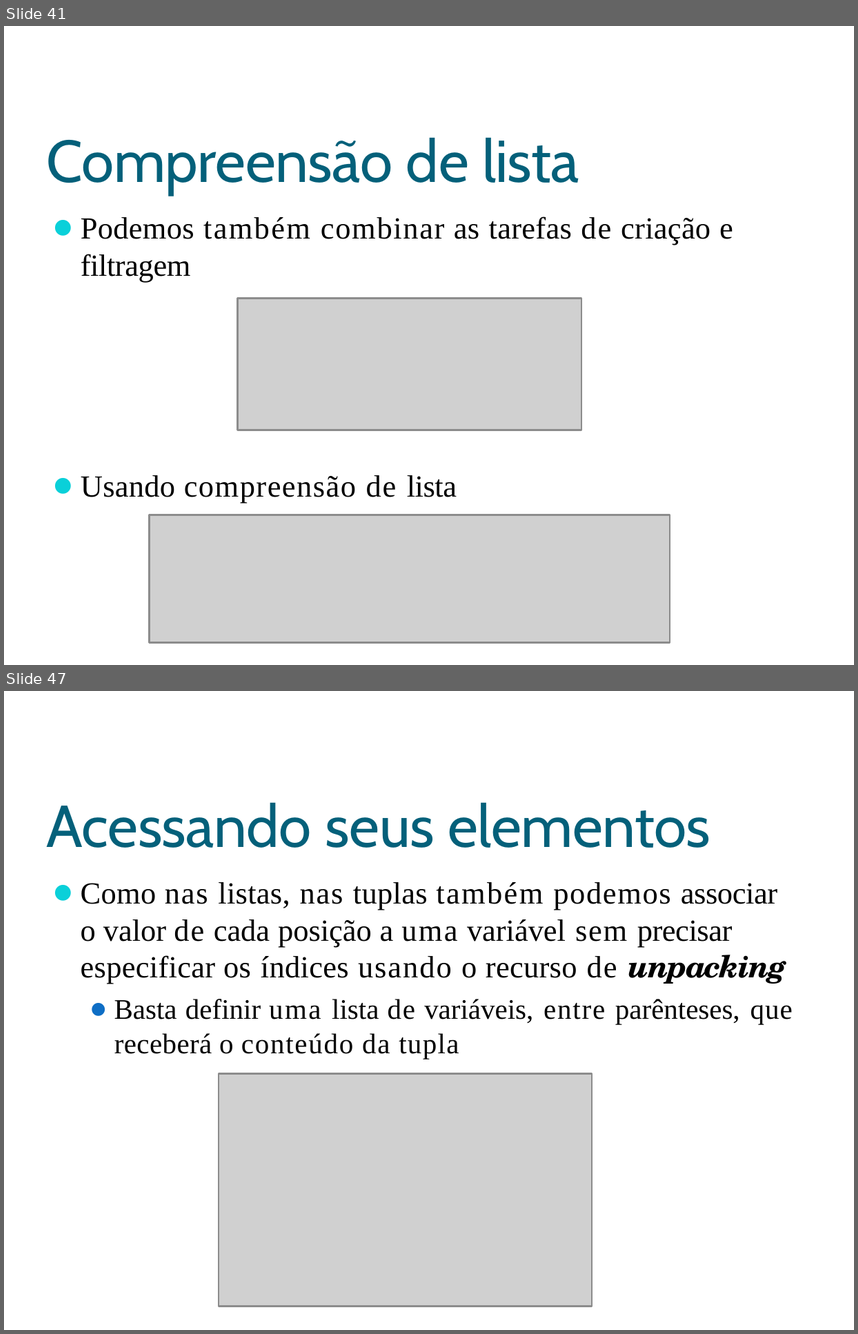
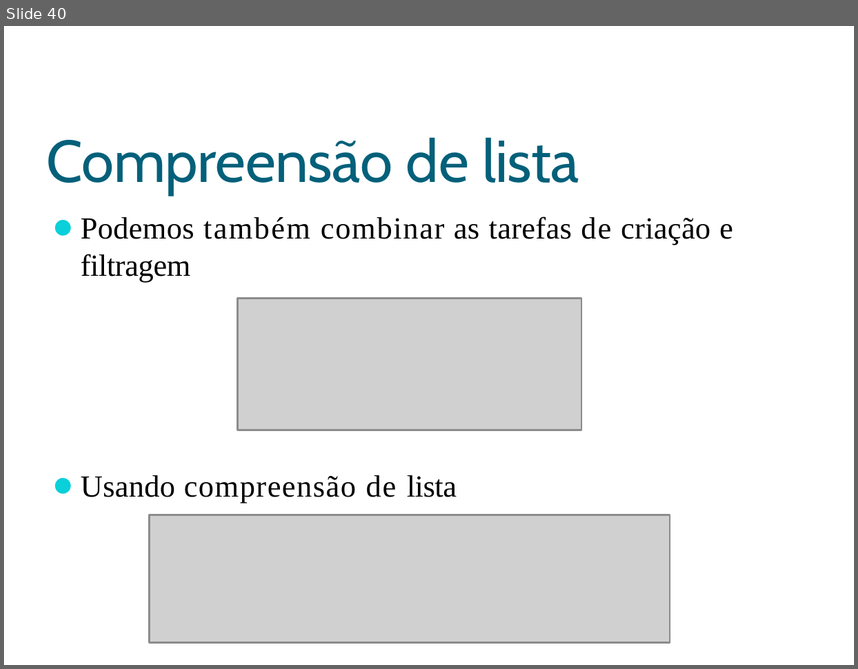
Before and after one commit to eduardocunha11/firstblog, a slide deck: aulas/pc1/AulaPython06-Listas_Tuplas_Dicionarios.pptx. Shown one above the other, each under a label of ours: slides 41 and 47 before the commit, slide 40 after it; the slides between them are not shown. The pictures are 858x1334 and 858x669 pixels, drawn with LibreOffice and Linux fonts; fonts in the diff are those of the drawing; grey boxes stand for pictures; background and template pictures are left out. Boxes give left, top, right and bottom in pixels: in the first picture for what was removed or moved away, otherwise in the second. Text is boxed around its words. In the diff, an @@ line names an element or a change of style, - is before the commit and + after.

Commit message:
listas

```diff
--- a/aulas/pc1/AulaPython06-Listas_Tuplas_Dicionarios.pptx
+++ b/aulas/pc1/AulaPython06-Listas_Tuplas_Dicionarios.pptx
@@ slide 47 removed at box(4, 691, 854, 1330), background picture (left out) @@
@@ title removed at box(47, 802, 711, 848) @@
-Acessando seus elementos
@@ text removed at box(81, 882, 793, 1059) @@
-⚫ Como nas listas, nas tuplas também podemos associar o valor de cada posição a uma variável sem precisar especificar os índices usando o recurso de unpacking
-  ⚫ Basta definir uma lista de variáveis, entre parênteses, que
-receberá o conteúdo da tupla
@@ picture removed at box(218, 1073, 593, 1306) @@
@@ what was slide 41 is now slide 40 @@
```
Also in this commit, not shown: 1 slide changed, 18 other slides removed.
